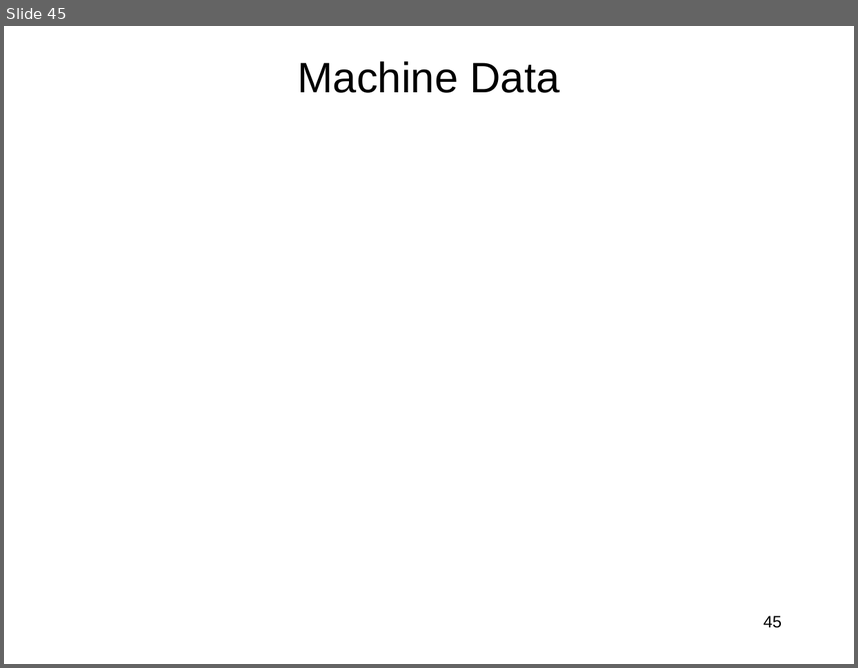
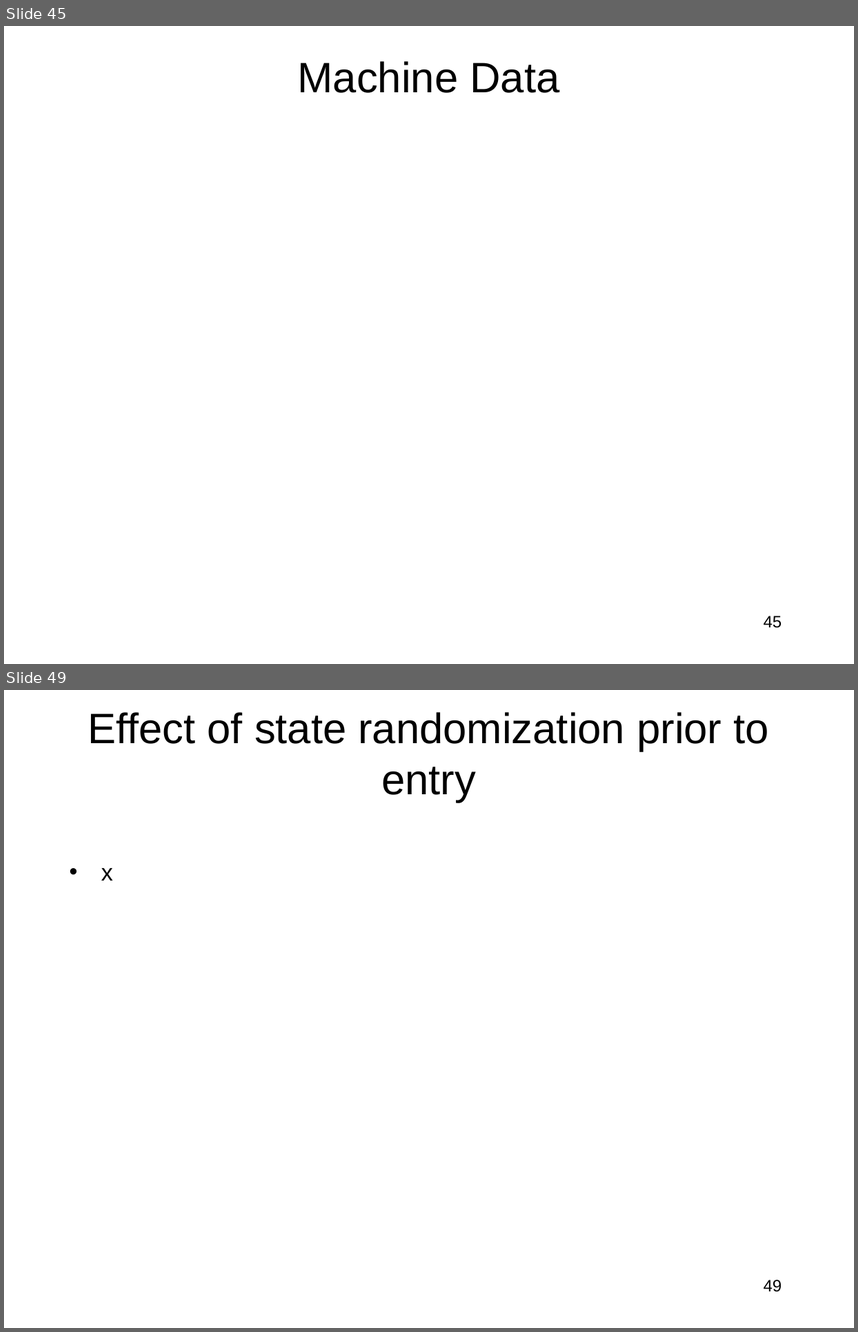
Before and after one commit to jlmucb/class_notes, a slide deck: BerkeleyClass/CS290Spring2013/Lectures/entropy_talk.pptx. Shown one above the other, each under a label of ours: slide 45 before the commit, slides 45 and 49 after it; the slides between them are not shown. The pictures are 858x668 and 858x1332 pixels, drawn with LibreOffice and Linux fonts; fonts in the diff are those of the drawing; grey boxes stand for pictures. Boxes give left, top, right and bottom in pixels: in the first picture for what was removed or moved away, otherwise in the second. Text is boxed around its words. In the diff, an @@ line names an element or a change of style, - is before the commit and + after.

```diff
--- a/BerkeleyClass/CS290Spring2013/Lectures/entropy_talk.pptx
+++ b/BerkeleyClass/CS290Spring2013/Lectures/entropy_talk.pptx
@@ slide 49 added at bbox=[4, 690, 854, 1328], background #FFFFFF @@
@@ title added at bbox=[87, 712, 769, 802], 36 pt, text #000000 @@
+Effect of state randomization prior to entry
@@ text added at bbox=[101, 868, 113, 880], 20 pt, text #000000 @@
+• x
@@ page number added at bbox=[764, 1279, 782, 1292], 14 pt, text #000000 @@
+49
```
Also in this commit, not shown: 1 slide changed, 3 other slides added, 1 other file.
